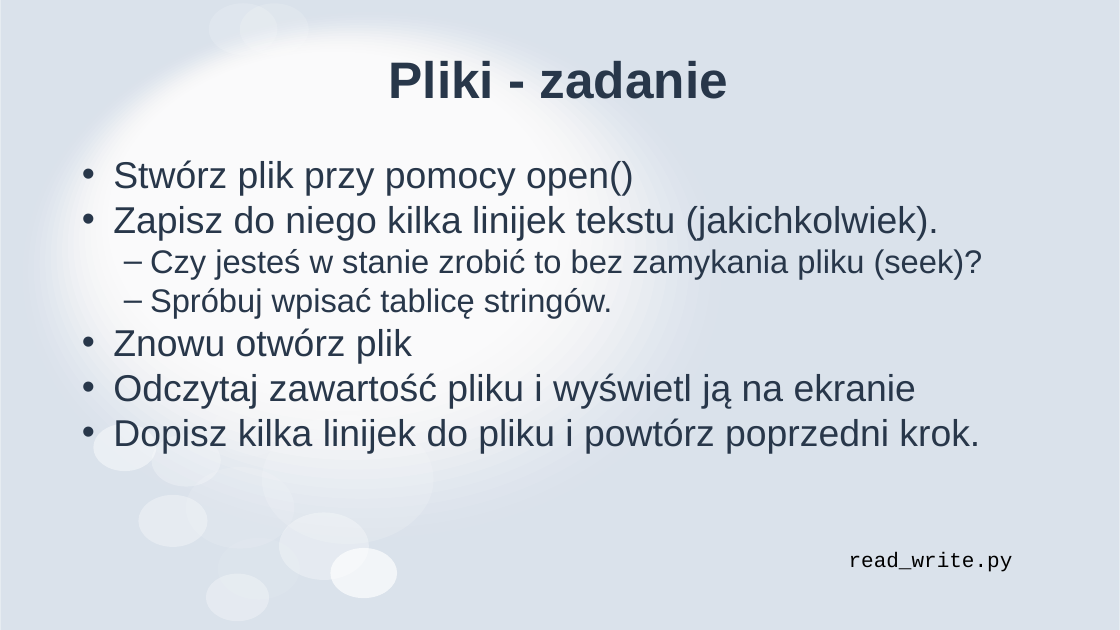
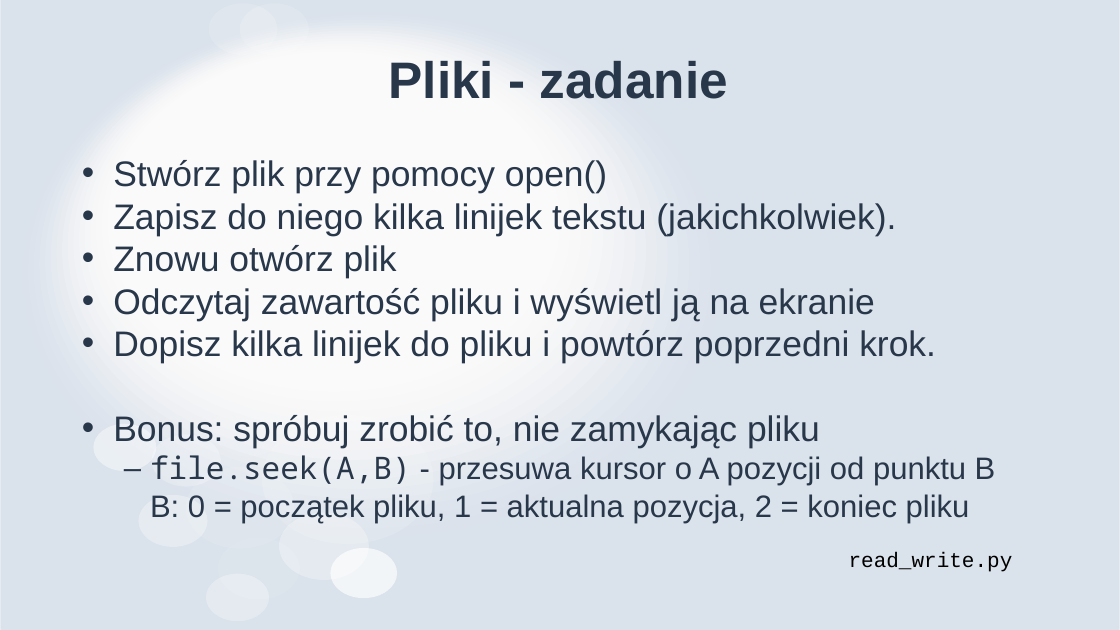
Before and after one commit to MikoStoro/ETI_Academy_python, a slide deck: slide 10 of EverydayPython/EverydayPython.pptx. Drawn at 1120x630 pixels with LibreOffice and Linux fonts; fonts in the diff are those of the drawing. Boxes give left, top, right and bottom in pixels: in the first picture for what was removed or moved away, otherwise in the second. Text is boxed around its words. In the diff, an @@ line names an element or a change of style, - is before the commit and + after.

```diff
--- a/EverydayPython/EverydayPython.pptx
+++ b/EverydayPython/EverydayPython.pptx
@@ text at [113,160,936,364]: size 32 to 30.4 pt in "Stwórz plik przy pomocy open()", "Zapisz do niego kilka linijek tekstu (jakichkolwiek).", "Znowu otwórz plik", "Odczytaj zawartość pliku i wyświetl ją na ..." and 1 more places @@
@@ text at [150,249,983,318]: paragraphs removed @@
-  – Czy jesteś w stanie zrobić to bez zamykania pliku (seek)?
-  – Spróbuj wpisać tablicę stringów.
@@ text at [113,415,996,523]: paragraphs added @@
+• Bonus: spróbuj zrobić to, nie zamykając pliku
+  – file.seek(A,B) - przesuwa kursor o A pozycji od punktu B
+    B: 0 = początek pliku, 1 = aktualna pozycja, 2 = koniec pliku
```
Also in this commit, not shown: 2 other slides changed, 2 slides added, 3 other files.
